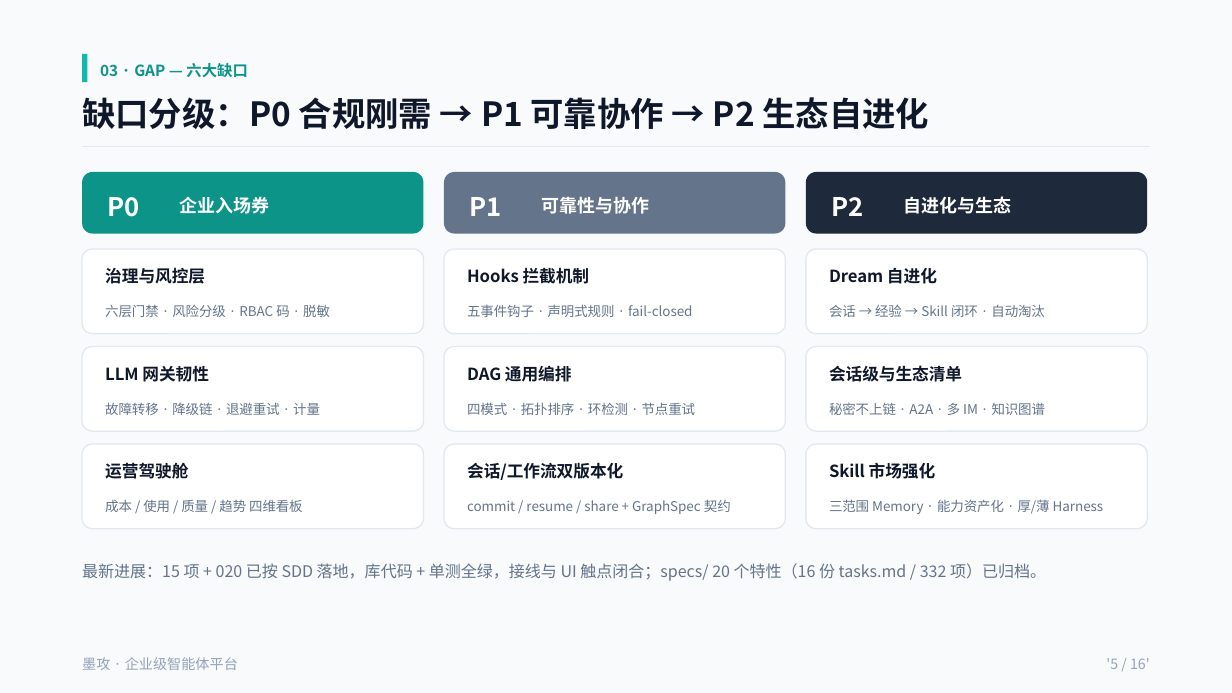
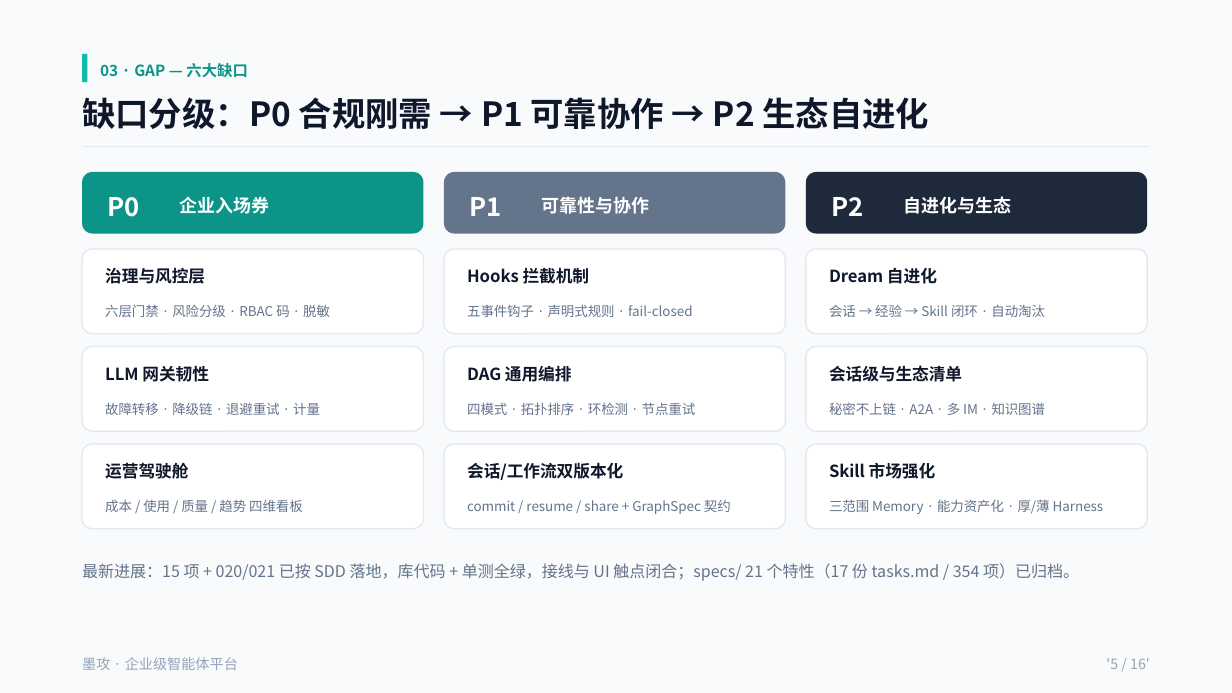
Before and after one commit to cooper2006/mogo, a slide deck: slide 5 of docs/intro-v4.pptx. Drawn at 1232x693 pixels with LibreOffice and Linux fonts; fonts in the diff are those of the drawing. Boxes give left, top, right and bottom in pixels: in the first picture for what was removed or moved away, otherwise in the second. Text is boxed around its words. In the diff, an @@ line names an element or a change of style, - is before the commit and + after.

```diff
--- a/docs/intro-v4.pptx
+++ b/docs/intro-v4.pptx
@@ text at (x1=82, y1=563, x2=1079, y2=581): text changed @@
-最新进展：15 项 + 020 已按 SDD 落地，库代码 + 单测全绿，接线与 UI 触点闭合；specs/ 20 个特性（16 份 tasks.md / 332 项）已归档。
+最新进展：15 项 + 020/021 已按 SDD 落地，库代码 + 单测全绿，接线与 UI 触点闭合；specs/ 21 个特性（17 份 tasks.md / 354 项）已归档。
```
Also in this commit, not shown: 5 other slides changed, 4 other files.
